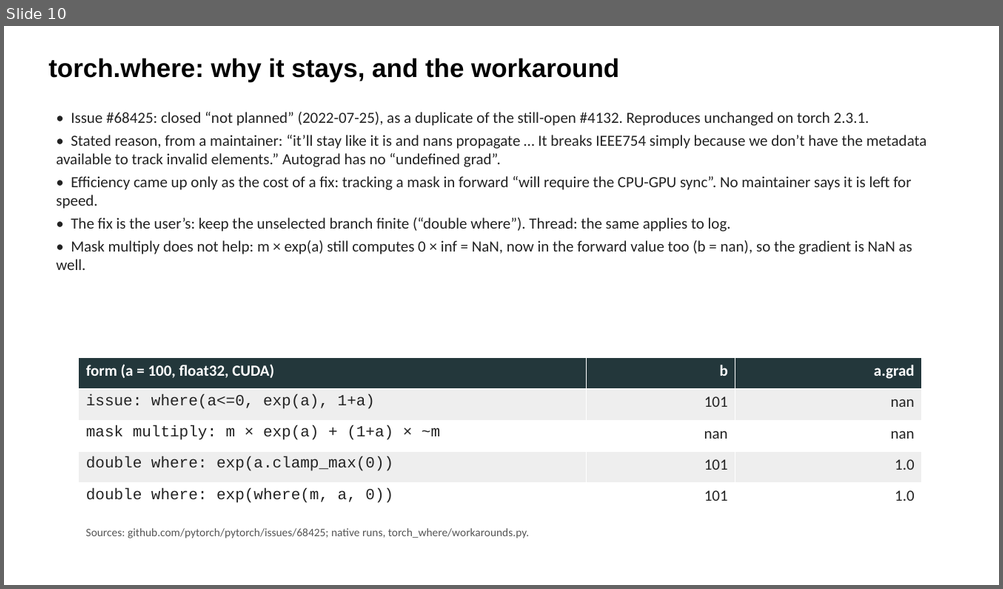
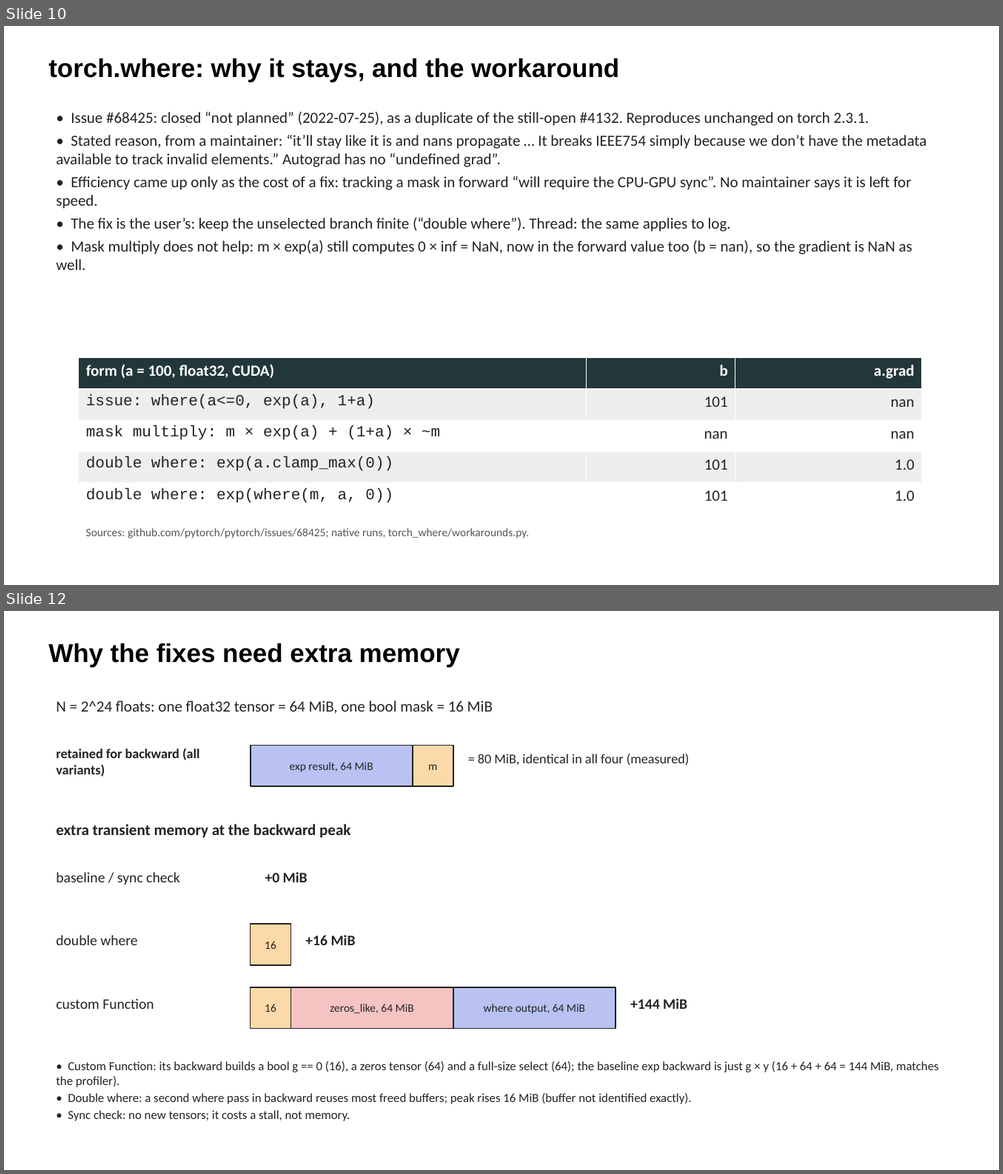
Before and after one commit to parfloat/SC26-Tutorial, a slide deck: lu_solve_gpu/LU_Slides.pptx. Shown one above the other, each under a label of ours: slide 10 before the commit, slides 10 and 12 after it; the slides between them are not shown. The pictures are 1003x589 and 1003x1174 pixels, drawn with LibreOffice and Linux fonts; fonts in the diff are those of the drawing. Boxes give left, top, right and bottom in pixels: in the first picture for what was removed or moved away, otherwise in the second. Text is boxed around its words. In the diff, an @@ line names an element or a change of style, - is before the commit and + after.

```diff
--- a/lu_solve_gpu/LU_Slides.pptx
+++ b/lu_solve_gpu/LU_Slides.pptx
@@ slide 12 added at [4, 611, 999, 1170], background #FFFFFF @@
@@ text added at [48, 643, 460, 667], 25 pt, text #000000, bold @@
+Why the fixes need extra memory
@@ text added at [56, 701, 492, 714], 15 pt, text #222222 @@
+N = 2^24 floats: one float32 tensor = 64 MiB, one bool mask = 16 MiB
@@ text added at [56, 748, 200, 777], 13 pt, text #222222, bold @@
+retained for backward (all variants)
@@ rectangle added at [250, 745, 413, 786], fill #B9C2F2, outline #222222 1.25 pt, 11 pt, text #222222 @@
+exp result, 64 MiB
@@ rectangle added at [413, 745, 453, 786], fill #FBD9A8, outline #222222 1.25 pt, 11 pt, text #222222 @@
+m
@@ text added at [478, 754, 689, 766], 13 pt, text #222222 @@
+= 80 MiB, identical in all four (measured)
@@ text added at [56, 824, 350, 838], 15 pt, text #222222, bold @@
+extra transient memory at the backward peak
@@ text added at [56, 872, 180, 885], 14 pt, text #222222 @@
+baseline / sync check
@@ text added at [265, 872, 307, 883], 14 pt, text #222222, bold @@
++0 MiB
@@ text added at [56, 935, 137, 945], 14 pt, text #222222 @@
+double where
@@ rectangle added at [250, 924, 290, 965], fill #FBD9A8, outline #222222 1.25 pt, 11 pt, text #222222 @@
+16
@@ text added at [305, 935, 356, 945], 14 pt, text #222222, bold @@
++16 MiB
@@ rectangle added at [250, 988, 290, 1029], fill #FBD9A8, outline #222222 1.25 pt, 11 pt, text #222222 @@
+16
@@ rectangle added at [290, 988, 453, 1029], fill #F6C3C3, outline #222222 1.25 pt, 11 pt, text #222222 @@
+zeros_like, 64 MiB
@@ rectangle added at [453, 988, 616, 1029], fill #B9C2F2, outline #222222 1.25 pt, 11 pt, text #222222 @@
+where output, 64 MiB
@@ text added at [56, 999, 153, 1009], 14 pt, text #222222 @@
+custom Function
@@ text added at [630, 999, 687, 1009], 14 pt, text #222222, bold @@
++144 MiB
@@ text added at [56, 1062, 939, 1122], 12 pt, text #222222 @@
+• Custom Function: its backward builds a bool g == 0 (16), a zeros tensor (64) and a full-size select (64); the baseline exp backward is just g × y (16 + 64 + 64 = 144 MiB, matches the profiler).
+• Double where: a second where pass in backward reuses most freed buffers; peak rises 16 MiB (buffer not identified exactly).
+• Sync check: no new tensors; it costs a stall, not memory.
```
Also in this commit, not shown: 1 slide changed, 5 other files.
